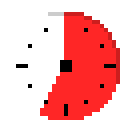
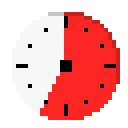
Comparing the layer stacks of the two w=128, h=128 images. Changes:
painted on "Layer 4" over [64, 16, 68, 28]
added layer "Layer 5" above "Layer 1" over [12, 12, 68, 112]
